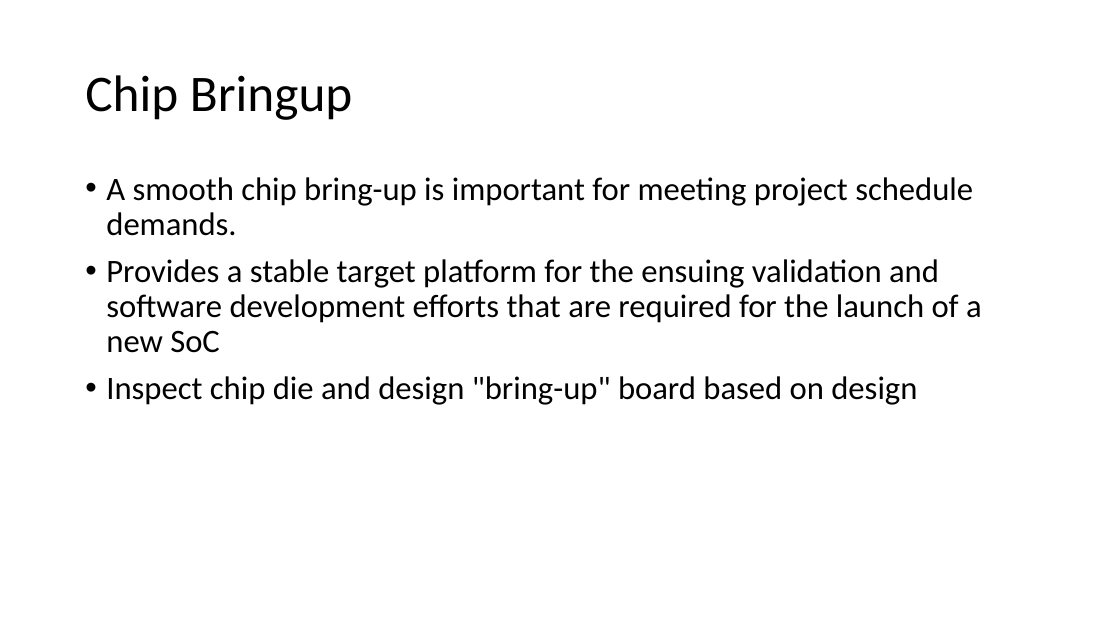
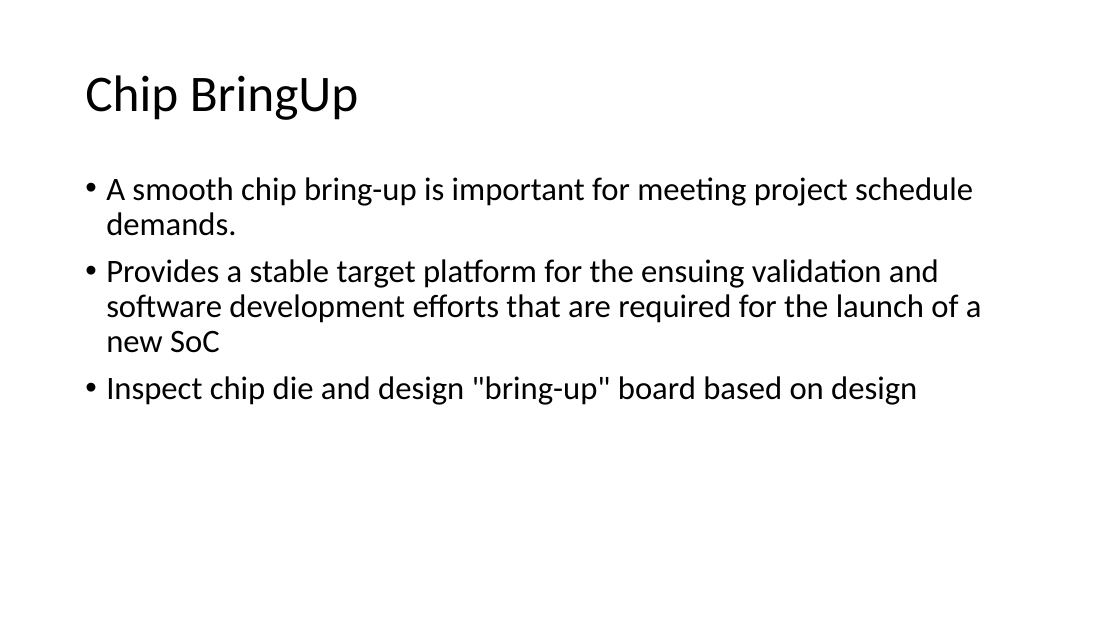
Before and after one commit to isomoye/EEGR471, a slide deck: slide 2 of sections/Bringup.pptx. Drawn at 1120x630 pixels with LibreOffice and Linux fonts; fonts in the diff are those of the drawing. Boxes give left, top, right and bottom in pixels: in the first picture for what was removed or moved away, otherwise in the second. Text is boxed around its words. In the diff, an @@ line names an element or a change of style, - is before the commit and + after.

```diff
--- a/sections/Bringup.pptx
+++ b/sections/Bringup.pptx
@@ title at box(85, 75, 358, 120): text changed @@
-Chip Bringup
+Chip BringUp
```
Also in this commit, not shown: 5 other slides changed, 13 other files.
